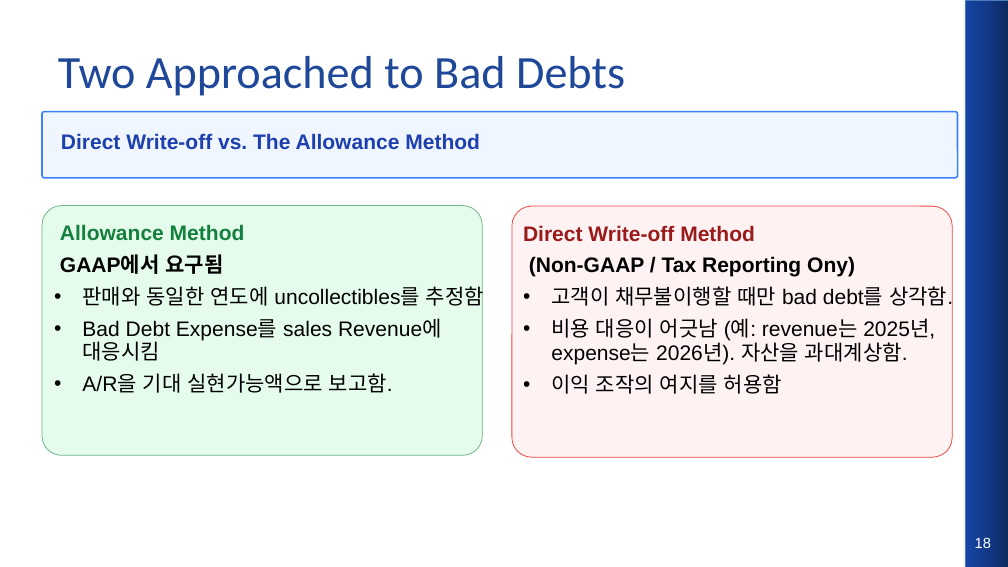
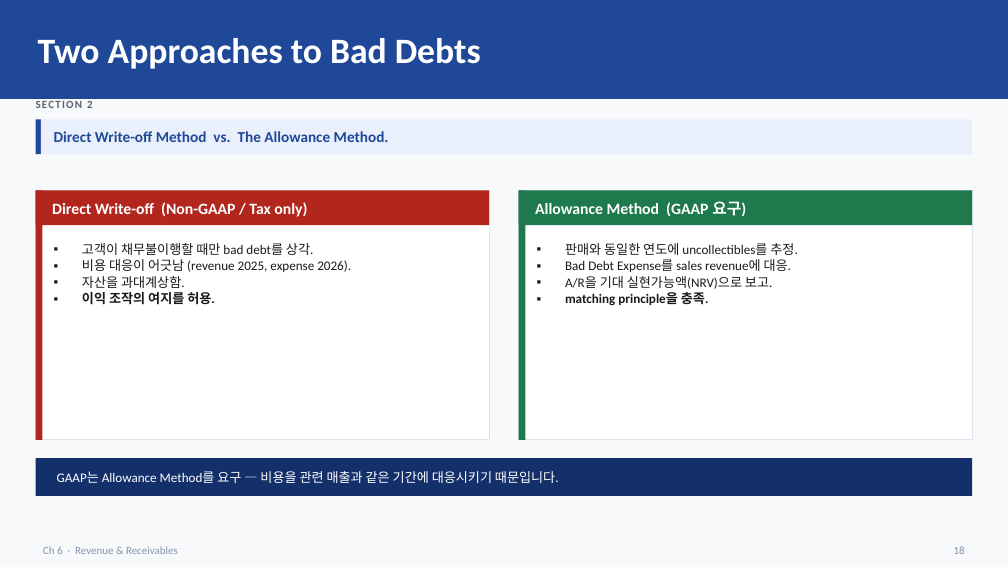
Before and after one commit to keejae/financial-accounting, a slide deck: slide 18 of files/week2/korean/Wk2_L7_slides.pptx. Drawn at 1008x567 pixels with LibreOffice and Linux fonts; fonts in the diff are those of the drawing. Boxes give left, top, right and bottom in pixels: in the first picture for what was removed or moved away, otherwise in the second. Text is boxed around its words. In the diff, an @@ line names an element or a change of style, - is before the commit and + after.

```diff
--- a/files/week2/korean/Wk2_L7_slides.pptx
+++ b/files/week2/korean/Wk2_L7_slides.pptx
@@ background #FFFFFF to #F8F9FB @@
@@ rectangle added at (0,0,1008,99), fill #1F4899 @@
@@ rectangle removed at (966,0,1008,567) @@
@@ text at (38,38,481,69): text changed; size 44 to 34 pt; text colour #1F4899 to #FFFFFF; bold on @@
-Two Approached to Bad Debts
+Two Approaches to Bad Debts
@@ rectangle added at (36,119,41,154), fill #1F4899 @@
@@ rectangle added at (41,119,972,154), fill #EAF0FB @@
@@ rounded rectangle removed at (42,112,958,178) @@
@@ text "Direct Write-off Method vs. The ..." at (54,131,389,142): vertical alignment top to middle @@
@@ text added at (87,101,93,108), 10.5 pt, text #5A6474, bold @@
+SECTION 2
@@ text at (54,131,389,142): text changed; size 20 to 14.5 pt; font Arial to Calibri; text colour #1E40AF to #1F4899 @@
-Direct Write-off vs. The Allowance Method
+Direct Write-off Method vs. The Allowance Method.
@@ rectangle added at (36,191,489,440), fill #FFFFFF, outline #DCE3EE 1 pt @@
@@ rectangle added at (36,191,42,440), fill #B3261E @@
@@ rectangle added at (36,191,489,225), fill #B3261E @@
@@ rounded rectangle removed at (42,206,482,455) @@
@@ text added at (52,202,307,217), 15 pt, text #FFFFFF, bold @@
+Direct Write-off (Non-GAAP / Tax only)
@@ rounded rectangle removed at (512,206,952,457) @@
@@ rectangle added at (519,191,972,440), fill #FFFFFF, outline #DCE3EE 1 pt @@
@@ rectangle added at (519,191,526,440), fill #1E7A4C @@
@@ rectangle added at (519,191,972,225), fill #1E7A4C @@
@@ text added at (535,201,746,216), 15 pt, text #FFFFFF, bold @@
+Allowance Method (GAAP 요구)
@@ text at (82,243,351,305): text changed; size 20 to 12.5 pt; font Arial to Calibri; text colour #000000 to #1A1A1A @@
-Direct Write-off Method
-(Non-GAAP / Tax Reporting Ony)
-• 고객이 채무불이행할 때만 bad debt를 상각함.
-• 비용 대응이 어긋남 (예: revenue는 2025년, expense는 2026년). 자산을 과대계상함.
-• 이익 조작의 여지를 허용함
+▪ 고객이 채무불이행할 때만 bad debt를 상각.
+▪ 비용 대응이 어긋남 (revenue 2025, expense 2026).
+▪ 자산을 과대계상함.
+▪ 이익 조작의 여지를 허용.
@@ text at (565,243,797,305): text changed; size 20 to 12.5 pt; font Arial to Calibri; text colour #000000 to #1A1A1A @@
-Allowance Method
-GAAP에서 요구됨
-• 판매와 동일한 연도에 uncollectibles를 추정함
-• Bad Debt Expense를 sales Revenue에 대응시킴
-• A/R을 기대 실현가능액으로 보고함.
+▪ 판매와 동일한 연도에 uncollectibles를 추정.
+▪ Bad Debt Expense를 sales revenue에 대응.
+▪ A/R을 기대 실현가능액(NRV)으로 보고.
+▪ matching principle을 충족.
@@ rectangle added at (36,458,972,496), fill #14306B @@
@@ text added at (57,471,559,483), 12.5 pt, text #FFFFFF @@
+GAAP는 Allowance Method를 요구 — 비용을 관련 매출과 같은 기간에 대응시키기 때문입니다.
@@ text added at (43,546,178,554), 10.5 pt, text #8494AC @@
+Ch 6 · Revenue & Receivables
@@ text "18": place and size @@
-text "18" at (975,537,991,548)
+text "18" at (954,546,965,554)
@@ text "18" at (954,546,965,554): size 14 to 10.5 pt, font Arial to Calibri, text colour #FFFFFF to #8494AC; alignment centre to right; vertical alignment top to middle @@
```
Also in this commit, not shown: 16 other slides changed, 8 slides added, 7 slides removed, 7 other files.
